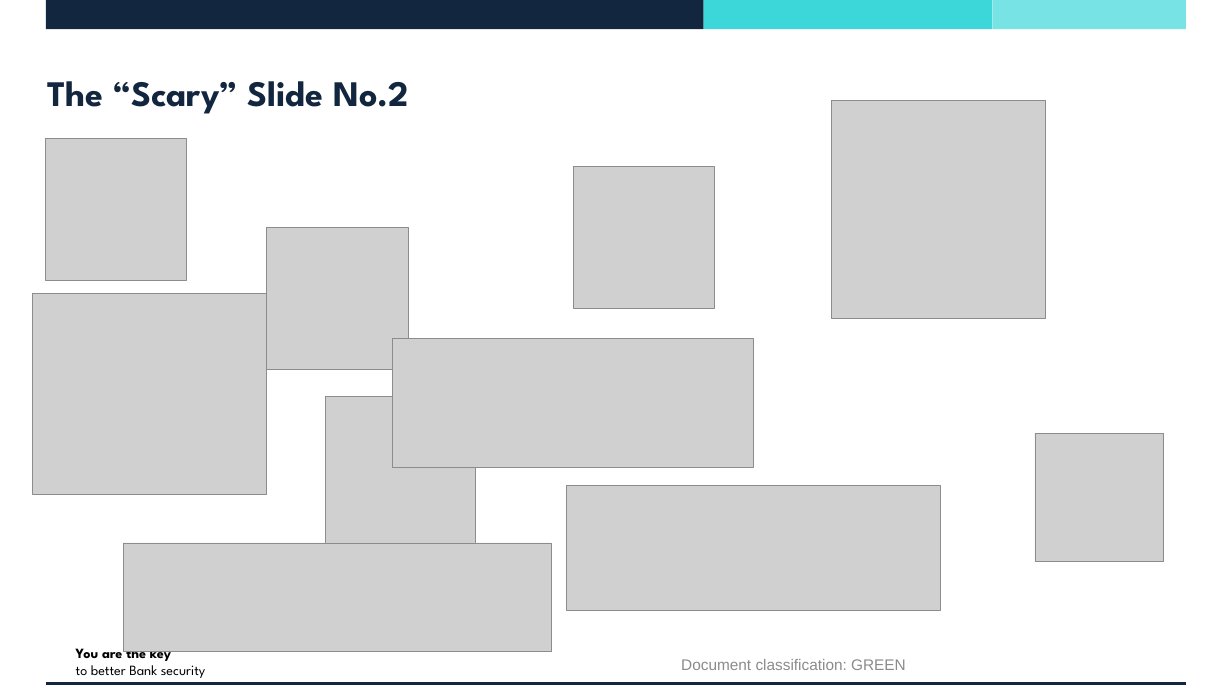
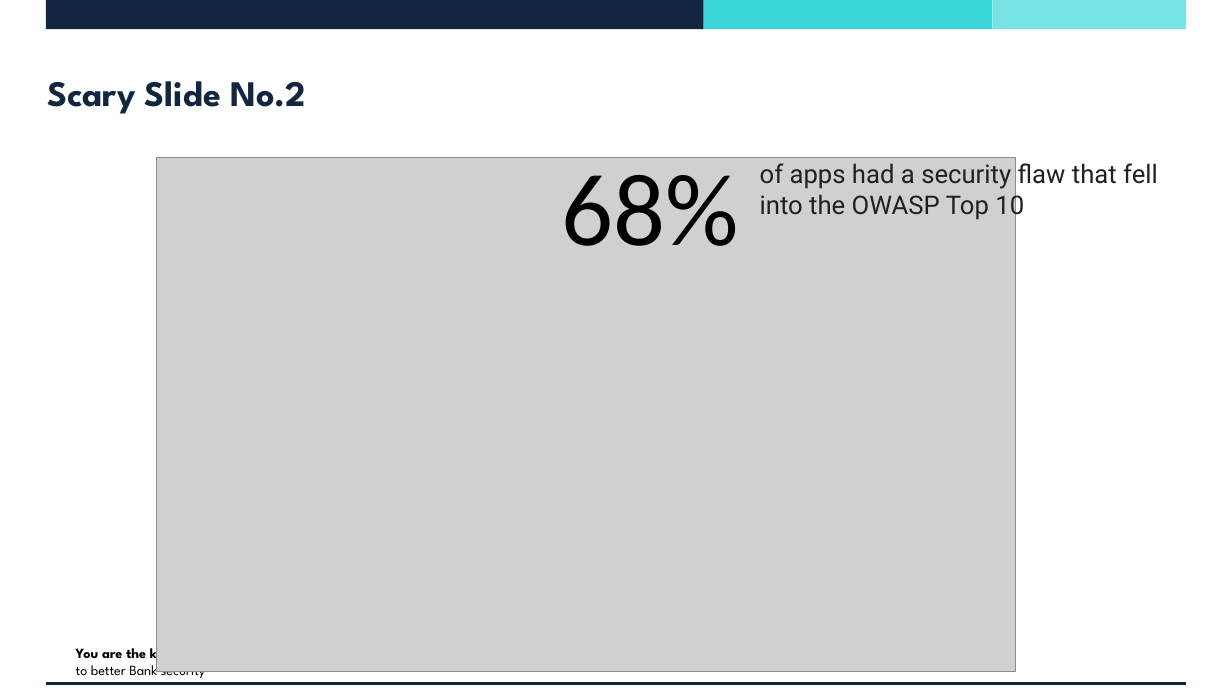
Before and after one commit to vincentjking/Presentations, a slide deck: slide 8 of 202301 - BCS/DevSecOps - The True Cost of Secure Transformation.pptx. Drawn at 1232x693 pixels with LibreOffice and Linux fonts; fonts in the diff are those of the drawing; grey boxes stand for pictures; background and template pictures are left out. Boxes give left, top, right and bottom in pixels: in the first picture for what was removed or moved away, otherwise in the second. Text is boxed around its words. In the diff, an @@ line names an element or a change of style, - is before the commit and + after.

```diff
--- a/202301 - BCS/DevSecOps - The True Cost of Secure Transformation.pptx
+++ b/202301 - BCS/DevSecOps - The True Cost of Secure Transformation.pptx
@@ title at [47,81,307,114]: text changed @@
-The “Scary” Slide No.2
+Scary Slide No.2
@@ picture removed at [831,101,1045,318] @@
@@ picture removed at [45,139,187,280] @@
@@ picture added at [157,157,1016,671] @@
@@ text added at [562,175,739,246], 80 pt, text #000000 @@
+68%
@@ picture removed at [574,166,715,308] @@
@@ text added at [760,163,1158,221], 20 pt, text #231F20 @@
+of apps had a security flaw that fell into the OWASP Top 10
@@ picture removed at [267,227,409,369] @@
@@ picture removed at [33,294,267,494] @@
@@ picture removed at [393,338,754,468] @@
@@ picture removed at [325,396,475,546] @@
@@ picture removed at [1035,433,1164,562] @@
@@ picture removed at [567,486,940,611] @@
@@ picture removed at [124,543,553,653] @@
@@ text removed at [681,659,906,670] @@
-Document classification: GREEN
```
Also in this commit, not shown: 3 other slides changed, 1 slide removed.
